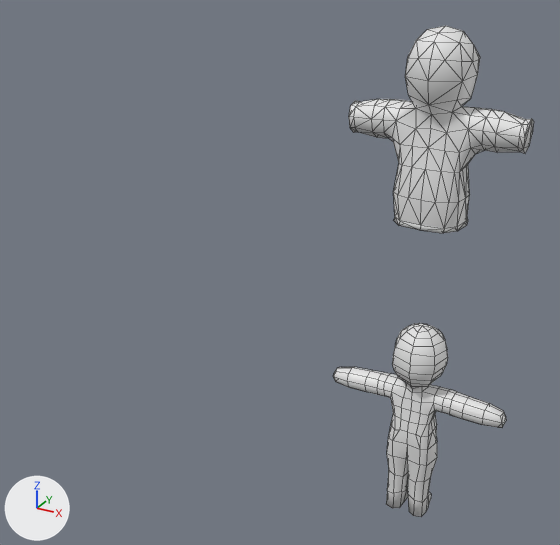
One commit to the Blender file Assets/Resources/Models/Angel.blend: the scene before it, then after it.
One viewpoint serves both versions: a camera (50 mm lens) standing at (8.8, -28.5, 24.8) and looking at (-2.4, -8.0, 14.6). Lighting does not change. The marker at lower left points along +X, +Y and +Z. Mesh edges are drawn as thin lines.

Before the edit, the objects in view are built like this:
```python
me_head_002 = bpy.data.meshes.new('Head.002')
me_head_002.from_pydata(...)  # 322 vertices, 354 faces; spans x -3.98..3.98, y -1.23..1.33, z -5.31..4.2
me_head_003 = bpy.data.meshes.new('Head.003')
me_head_003.from_pydata(...)  # 218 vertices, 432 faces; spans x -3.44..3.44, y -1.47..1.17, z -3.48..4.02
ob_body = bpy.data.objects.new('Body', me_head_002)
ob_body.location = (0.0, 0.12, 5.31)
ob_hoodie = bpy.data.objects.new('Hoodie', me_head_003)
ob_hoodie.location = (-0.05, 0.07, 17.69)
```
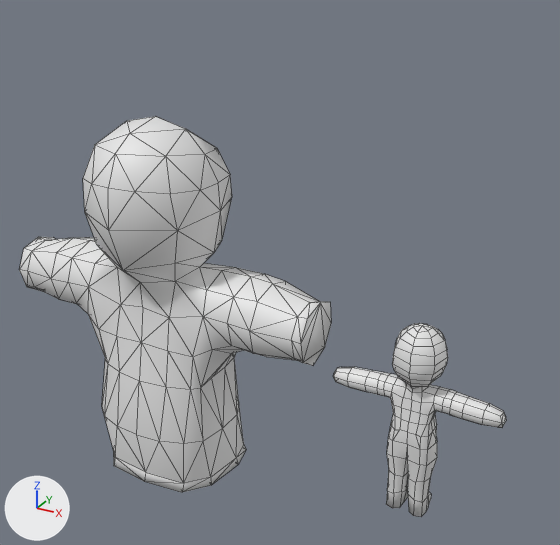
Location of each change, [x1, y1, x2, y2] in pixels of the pictures (560 x 545 px):
'Hoodie', moved: before [349, 26, 534, 233]; after [19, 116, 331, 492]

The change, as a list of edits to the scene's bpy script:
```text
Change ob_hoodie:
    ob_hoodie.location: (-0.05, 0.07, 17.69) -> (-0.05, -17.14, 17.69)
```
